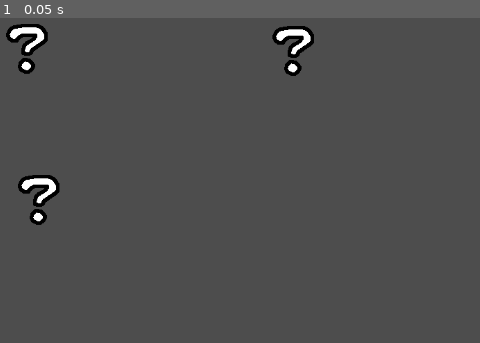
Above: before the commit, frame 1.
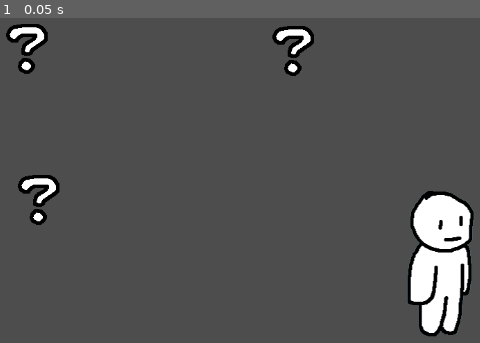
Above: after the commit, the same moment.

Repository: eeeeeeri/assassinato-de-carimbo-miguel
Game: Godot game, scene res://Scenes/Interactions/interactions_prototype.tscn
The game is run twice, just before and just after one commit, with the same random seed, the same clock (stepped at 60 frames per second) and the same inputs. This scene is started directly instead of the project's main scene.
Inputs:
- Up to frame 1 (0.05 s): no input

The runs differ from the first frame. In frame 1, 4.9% of the frame differs, in the area x 84-99%, y 53-98%.

Commit message:
character dialog interaction;

Diff:
--- /dev/null
+++ b/source/CustomResources/Characters/TestChar/CharacterTest.tres
@@ -0,0 +1,14 @@
+[gd_resource type="Resource" script_class="CharacterData" format=3 uid="uid://duyxp42ds1oy7"]
+
+[ext_resource type="Script" uid="uid://bfm8hy3lr78j7" path="res://Scripts/Characters/dialogDataCR.gd" id="1_0cgoy"]
+[ext_resource type="Resource" uid="uid://21a42ak3oihb" path="res://CustomResources/Characters/TestChar/DialogTest1.tres" id="2_fg73t"]
+[ext_resource type="Resource" uid="uid://cu6r0jodnpsou" path="res://CustomResources/Characters/TestChar/DialogTest2.tres" id="3_fm1we"]
+[ext_resource type="Resource" uid="uid://dhre5e6a1b85y" path="res://CustomResources/Characters/TestChar/DialogTest3.tres" id="4_rgdrc"]
+[ext_resource type="Texture2D" uid="uid://bn720yj88xobh" path="res://Assets/portrait_temp.png" id="5_yg6yn"]
+[ext_resource type="Script" uid="uid://vddqpk5j4snt" path="res://Scripts/Characters/characterDataCR.gd" id="6_4b5vx"]
+
+[resource]
+script = ExtResource("6_4b5vx")
+Name = "Vugnaes Sreo"
+Portrait = ExtResource("5_yg6yn")
+Dialogs = Array[ExtResource("1_0cgoy")]([ExtResource("2_fg73t"), ExtResource("3_fm1we"), ExtResource("4_rgdrc")])
--- /dev/null
+++ b/source/CustomResources/Characters/TestChar/DialogTest1.tres
@@ -0,0 +1,9 @@
+[gd_resource type="Resource" script_class="DialogData" format=3 uid="uid://21a42ak3oihb"]
+
+[ext_resource type="Script" uid="uid://bfm8hy3lr78j7" path="res://Scripts/Characters/dialogDataCR.gd" id="1_gpskr"]
+
+[resource]
+script = ExtResource("1_gpskr")
+dialogOption = "Me empresta 100 reais?"
+charResponses = Array[String](["O QUEEEEEEEEEEEEEEEEEEEEEEEEEEEEEEEEEEEEEEEEEEEEEEEEEEEEEEEEEEE", "100 REAAAAAAAAAAAAAAAAAAAAAAAAISSSSSSSSSSSSS?????????????!!!!!!!!!!!!!!!!"])
+metadata/_custom_type_script = "uid://bfm8hy3lr78j7"
--- /dev/null
+++ b/source/CustomResources/Characters/TestChar/DialogTest2.tres
@@ -0,0 +1,9 @@
+[gd_resource type="Resource" script_class="DialogData" format=3 uid="uid://cu6r0jodnpsou"]
+
+[ext_resource type="Script" uid="uid://bfm8hy3lr78j7" path="res://Scripts/Characters/dialogDataCR.gd" id="1_boc2r"]
+
+[resource]
+script = ExtResource("1_boc2r")
+dialogOption = "se ela fosse a mulher do tempo quando vc assiste a TV e voce fosse assistir E sem saber, tivesse que voltar, mas por 1 milhão de reais voce deixaria usar ou ia embora?"
+charResponses = Array[String](["vou embora"])
+metadata/_custom_type_script = "uid://bfm8hy3lr78j7"
--- /dev/null
+++ b/source/CustomResources/Characters/TestChar/DialogTest3.tres
@@ -0,0 +1,9 @@
+[gd_resource type="Resource" script_class="DialogData" format=3 uid="uid://dhre5e6a1b85y"]
+
+[ext_resource type="Script" uid="uid://bfm8hy3lr78j7" path="res://Scripts/Characters/dialogDataCR.gd" id="1_7dkby"]
+
+[resource]
+script = ExtResource("1_7dkby")
+dialogOption = "Conte até 10"
+charResponses = Array[String](["1", "2", "3", "4", "5", "6", "7", "garfos", "8", "9", "10"])
+metadata/_custom_type_script = "uid://bfm8hy3lr78j7"
--- /dev/null
+++ b/source/Scenes/Interactions/Characters/click_character_interactable.tscn
@@ -0,0 +1,16 @@
+[gd_scene format=3 uid="uid://c8u2gfrtw53q4"]
+
+[ext_resource type="PackedScene" uid="uid://cj2a848vem8ks" path="res://Scenes/Interactions/click_interactable.tscn" id="1_ltl3q"]
+[ext_resource type="Script" uid="uid://cgbvf4hwycy1u" path="res://Scripts/Interactions/InteractableCharacter.gd" id="2_fy4sm"]
+[ext_resource type="Resource" uid="uid://duyxp42ds1oy7" path="res://CustomResources/Characters/TestChar/CharacterTest.tres" id="3_fy4sm"]
+[ext_resource type="Texture2D" uid="uid://bn720yj88xobh" path="res://Assets/portrait_temp.png" id="4_juau3"]
+
+[node name="ClickCharacterInteractable" unique_id=705077137 instance=ExtResource("1_ltl3q")]
+script = ExtResource("2_fy4sm")
+Character = ExtResource("3_fy4sm")
+
+[node name="CollisionShape2D" parent="." index="0" unique_id=1151619031]
+scale = Vector2(1.31, 2.76)
+
+[node name="Sprite2D" parent="." index="1" unique_id=159541262]
+texture = ExtResource("4_juau3")
--- a/source/Scenes/Interactions/interactions_prototype.tscn
+++ b/source/Scenes/Interactions/interactions_prototype.tscn
@@ -5,6 +5,7 @@
 [ext_resource type="PackedScene" uid="uid://dskcxgegt7slf" path="res://Scenes/Interactions/object_inspector.tscn" id="3_2anby"]
 [ext_resource type="PackedScene" uid="uid://bithnrtafppjm" path="res://Scenes/Interactions/TextInspection/click_inspectable_text.tscn" id="3_4eimr"]
 [ext_resource type="PackedScene" uid="uid://dsjfujutu60vs" path="res://Scenes/UI/inspection_canvas.tscn" id="4_2anby"]
+[ext_resource type="PackedScene" uid="uid://c8u2gfrtw53q4" path="res://Scenes/Interactions/Characters/click_character_interactable.tscn" id="6_j2wl1"]
 
 [node name="Interactions_prototype" type="Node2D" unique_id=1761780971]
 
@@ -26,4 +27,7 @@
 
 [node name="InspectionCanvas" parent="UI" unique_id=360760167 instance=ExtResource("4_2anby")]
 
+[node name="ClickCharacterInteractable" parent="." unique_id=738888708 instance=ExtResource("6_j2wl1")]
+position = Vector2(413, 165)
+
 [connection signal="mouse_entered" from="ClickInteractable" to="ClickInteractable" method="_on_mouse_entered"]
--- /dev/null
+++ b/source/Scenes/UI/dialog_button.tscn
@@ -0,0 +1,9 @@
+[gd_scene format=3 uid="uid://5mrwdilq8lw"]
+
+[sub_resource type="Theme" id="Theme_vxwb6"]
+default_font_size = 18
+
+[node name="DialogButton" type="Button" unique_id=1828395968]
+custom_minimum_size = Vector2(0, 45)
+theme = SubResource("Theme_vxwb6")
+autowrap_mode = 2
--- a/source/Scenes/UI/inspection_canvas.tscn
+++ b/source/Scenes/UI/inspection_canvas.tscn
@@ -3,8 +3,15 @@
 [ext_resource type="Script" uid="uid://n7i1e2y1a88a" path="res://Scripts/UI/InspectionCanvas.gd" id="1_f6lst"]
 [ext_resource type="Texture2D" uid="uid://odjhnr3nd1bk" path="res://Sprites/right-arrow-icon-27.png" id="2_o4yxg"]
 [ext_resource type="PackedScene" uid="uid://bsbxjriwo70va" path="res://Scenes/UI/text_tab_instance.tscn" id="2_vxc3v"]
+[ext_resource type="PackedScene" uid="uid://5mrwdilq8lw" path="res://Scenes/UI/dialog_button.tscn" id="3_idqf3"]
 
 [sub_resource type="StyleBoxEmpty" id="StyleBoxEmpty_vxc3v"]
+
+[sub_resource type="LabelSettings" id="LabelSettings_2uy4u"]
+font_size = 28
+
+[sub_resource type="LabelSettings" id="LabelSettings_166hs"]
+font_size = 18
 
 [node name="InspectionCanvas" type="Control" unique_id=360760167]
 layout_mode = 3
@@ -16,6 +23,7 @@
 mouse_filter = 2
 script = ExtResource("1_f6lst")
 TextInstanceScene = ExtResource("2_vxc3v")
+DialogButtonScene = ExtResource("3_idqf3")
 
 [node name="CanvasLayer" type="CanvasLayer" parent="." unique_id=1988823393]
 
@@ -112,6 +120,93 @@
 icon = ExtResource("2_o4yxg")
 expand_icon = true
 
+[node name="DialogPanel" type="Control" parent="CanvasLayer" unique_id=1680356028]
+visible = false
+layout_mode = 3
+anchors_preset = 15
+anchor_right = 1.0
+anchor_bottom = 1.0
+grow_horizontal = 2
+grow_vertical = 2
+
+[node name="Background" type="ColorRect" parent="CanvasLayer/DialogPanel" unique_id=1429193504]
+layout_mode = 1
+anchors_preset = 15
+anchor_right = 1.0
+anchor_bottom = 1.0
+grow_horizontal = 2
+grow_vertical = 2
+color = Color(0, 0, 0, 0.6784314)
+
+[node name="CharacterPortrait" type="TextureRect" parent="CanvasLayer/DialogPanel" unique_id=1816717548]
+layout_mode = 1
+anchors_preset = 7
+anchor_left = 0.5
+anchor_top = 1.0
+anchor_right = 0.5
+anchor_bottom = 1.0
+offset_left = -159.0
+offset_top = -511.0
+offset_right = 159.0
+offset_bottom = -68.0
+grow_horizontal = 2
+grow_vertical = 0
+expand_mode = 1
+stretch_mode = 5
+
+[node name="ColorRect" type="ColorRect" parent="CanvasLayer/DialogPanel" unique_id=337631586]
+layout_mode = 1
+anchors_preset = 12
+anchor_top = 1.0
+anchor_right = 1.0
+anchor_bottom = 1.0
+offset_top = -215.0
+grow_horizontal = 2
+grow_vertical = 0
+color = Color(0.58516484, 0.3359017, 0.18008909, 1)
+
+[node name="CharacterName" type="Label" parent="CanvasLayer/DialogPanel/ColorRect" unique_id=444401136]
+layout_mode = 1
+anchors_preset = 10
+anchor_right = 1.0
+offset_left = 30.0
+offset_right = -30.0
+offset_bottom = 39.0
+grow_horizontal = 2
+label_settings = SubResource("LabelSettings_2uy4u")
+horizontal_alignment = 1
+vertical_alignment = 1
+
+[node name="DialogOptions" type="VBoxContainer" parent="CanvasLayer/DialogPanel/ColorRect" unique_id=1541288618]
+layout_mode = 1
+anchors_preset = 8
+anchor_left = 0.5
+anchor_top = 0.5
+anchor_right = 0.5
+anchor_bottom = 0.5
+offset_left = -549.0
+offset_top = -66.5
+offset_right = 549.0
+offset_bottom = 93.5
+grow_horizontal = 2
+grow_vertical = 2
+
+[node name="DialogLabel" type="Label" parent="CanvasLayer/DialogPanel/ColorRect" unique_id=435520882]
+visible = false
+layout_mode = 1
+anchors_preset = 15
+anchor_right = 1.0
+anchor_bottom = 1.0
+offset_left = 29.0
+offset_top = 55.0
+offset_right = -29.0
+offset_bottom = -19.0
+grow_horizontal = 2
+grow_vertical = 2
+label_settings = SubResource("LabelSettings_166hs")
+horizontal_alignment = 1
+autowrap_mode = 2
+
 [connection signal="tab_changed" from="CanvasLayer/TextPanel/TabContainer" to="." method="_on_tab_container_tab_changed"]
 [connection signal="pressed" from="CanvasLayer/TextPanel/ButtonLeft" to="CanvasLayer/TextPanel/TabContainer" method="select_previous_available"]
 [connection signal="pressed" from="CanvasLayer/TextPanel/ButtonRight" to="CanvasLayer/TextPanel/TabContainer" method="select_next_available"]
--- /dev/null
+++ b/source/Scripts/Characters/characterDataCR.gd
@@ -0,0 +1,5 @@
+class_name CharacterData extends Resource
+
+@export var Name:String
+@export var Portrait:Texture2D
+@export var Dialogs:Array[DialogData]
--- /dev/null
+++ b/source/Scripts/Characters/dialogDataCR.gd
@@ -0,0 +1,5 @@
+class_name DialogData extends Resource
+
+@export var dialogOption:String
+@export var charResponses:Array[String]
+@export var responsePortraits:Array[Texture2D]
--- a/source/Scripts/Global/GlobalEventsCR.gd
+++ b/source/Scripts/Global/GlobalEventsCR.gd
@@ -4,4 +4,5 @@
 signal OnInspect3D(camTex:ViewportTexture)
 signal OnInteract()
 signal OnInteractInspectionText(texts:Array[String])
+signal OnStartDialog(character:CharacterData)
 signal EndInspection()
--- /dev/null
+++ b/source/Scripts/Interactions/InteractableCharacter.gd
@@ -0,0 +1,7 @@
+extends Interactable
+
+@export var Character:CharacterData
+
+func _interacted() -> void:
+	super()
+	GlobalResources.GLOBAL_EVENTS.OnStartDialog.emit(Character)
--- a/source/Scripts/UI/InspectionCanvas.gd
+++ b/source/Scripts/UI/InspectionCanvas.gd
@@ -1,6 +1,7 @@
 extends Node
 
 @export var TextInstanceScene:PackedScene
+@export var DialogButtonScene:PackedScene
 
 @onready var _3d_object_panel: Control = $"CanvasLayer/3DObjectPanel"
 @onready var object_cam_texture: TextureRect = $"CanvasLayer/3DObjectPanel/ObjectCamTexture"
@@ -10,10 +11,22 @@
 @onready var button_left: Button = $CanvasLayer/TextPanel/ButtonLeft
 @onready var button_right: Button = $CanvasLayer/TextPanel/ButtonRight
 
+@onready var dialog_panel: Control = $CanvasLayer/DialogPanel
+@onready var character_portrait: TextureRect = $CanvasLayer/DialogPanel/CharacterPortrait
+@onready var dialog_options: VBoxContainer = $CanvasLayer/DialogPanel/ColorRect/DialogOptions
+@onready var dialog_label: Label = $CanvasLayer/DialogPanel/ColorRect/DialogLabel
+@onready var character_name: Label = $CanvasLayer/DialogPanel/ColorRect/CharacterName
+
+var inDialog:bool
+var currentCharacter:CharacterData
+var currentDialog:DialogData
+var currentDialogLineIndex:int
+
 func _ready() -> void:
 	GlobalResources.GLOBAL_EVENTS.OnInspect3D.connect(Inspect3D)
 	GlobalResources.GLOBAL_EVENTS.EndInspection.connect(EndInspection)
 	GlobalResources.GLOBAL_EVENTS.OnInteractInspectionText.connect(InspectText)
+	GlobalResources.GLOBAL_EVENTS.OnStartDialog.connect(InteractCharacter)
 
 func Inspect3D(camTex:ViewportTexture) -> void:
 	_3d_object_panel.visible = true
@@ -33,9 +46,55 @@
 	button_right.visible = texts.size() > 1
 	tab_container.tabs_visible = texts.size() > 1
 
+func InteractCharacter(character:CharacterData) -> void:
+	currentCharacter = character
+	character_portrait.texture = character.Portrait
+	character_name.text = character.Name
+
+	for child in dialog_options.get_children():
+		child.queue_free()
+
+	for option in character.Dialogs:
+		var newDialog:Button = DialogButtonScene.instantiate() as Button
+		newDialog.text = option.dialogOption
+		newDialog.pressed.connect(func():
+			StartDialog(option))
+		dialog_options.add_child(newDialog)
+	dialog_panel.visible = true
+	dialog_options.visible = true
+	dialog_label.visible = false
+
+func StartDialog(dialog:DialogData) -> void:
+	inDialog = true
+	currentDialog = dialog
+	currentDialogLineIndex = 0
+
+	dialog_label.text = currentDialog.charResponses.get(currentDialogLineIndex)
+	if(currentDialog.responsePortraits.size() > currentDialogLineIndex && currentDialog.responsePortraits.get(currentDialogLineIndex) != null):
+		character_portrait.texture = currentDialog.responsePortraits.get(currentDialogLineIndex)
+
+	dialog_options.visible = false
+	dialog_label.visible = true
+
+func NextDialog() -> void:
+	if(currentDialogLineIndex >= currentDialog.charResponses.size() - 1):
+		dialog_options.visible = true
+		dialog_label.visible = false
+		character_portrait.texture = currentCharacter.Portrait
+		inDialog = false
+		currentDialog = null
+		return
+	currentDialogLineIndex += 1
+	dialog_label.text = currentDialog.charResponses.get(currentDialogLineIndex)
+	if(currentDialog.responsePortraits.size() > currentDialogLineIndex && currentDialog.responsePortraits.get(currentDialogLineIndex) != null):
+		character_portrait.texture = currentDialog.responsePortraits.get(currentDialogLineIndex)
+
 func EndInspection() -> void:
 	_3d_object_panel.visible = false
 	text_panel.visible = false
+	dialog_panel.visible = false
+
+	inDialog = false
 
 	for child in tab_container.get_children():
 		child.queue_free()
@@ -48,3 +107,5 @@
 func _input(event: InputEvent) -> void:
 	if(Input.is_action_just_pressed("Cancel")):
 		GlobalResources.GLOBAL_EVENTS.EndInspection.emit()
+	if(Input.is_action_just_pressed("AdvanceDialog") && inDialog):
+		NextDialog()
--- a/source/project.godot
+++ b/source/project.godot
@@ -21,6 +21,31 @@
 
 [input]
 
+Press={
+"deadzone": 0.2,
+"events": [Object(InputEventMouseButton,"resource_local_to_scene":false,"resource_name":"","device":-1,"window_id":0,"alt_pressed":false,"shift_pressed":false,"ctrl_pressed":false,"meta_pressed":false,"button_mask":0,"position":Vector2(0, 0),"global_position":Vector2(0, 0),"factor":1.0,"button_index":1,"canceled":false,"pressed":false,"double_click":false,"script":null)
+]
+}
+Cancel={
+"deadzone": 0.2,
+"events": [Object(InputEventMouseButton,"resource_local_to_scene":false,"resource_name":"","device":-1,"window_id":0,"alt_pressed":false,"shift_pressed":false,"ctrl_pressed":false,"meta_pressed":false,"button_mask":2,"position":Vector2(189, 23),"global_position":Vector2(198, 71),"factor":1.0,"button_index":2,"canceled":false,"pressed":true,"double_click":false,"script":null)
+]
+}
+InspectRotate={
+"deadzone": 0.2,
+"events": [null, Object(InputEventMouseButton,"resource_local_to_scene":false,"resource_name":"","device":-1,"window_id":0,"alt_pressed":false,"shift_pressed":false,"ctrl_pressed":false,"meta_pressed":false,"button_mask":1,"position":Vector2(157, 11),"global_position":Vector2(166, 59),"factor":1.0,"button_index":1,"canceled":false,"pressed":true,"double_click":false,"script":null)
+]
+}
+InspectZoomUp={
+"deadzone": 0.2,
+"events": [Object(InputEventMouseButton,"resource_local_to_scene":false,"resource_name":"","device":-1,"window_id":0,"alt_pressed":false,"shift_pressed":false,"ctrl_pressed":false,"meta_pressed":false,"button_mask":8,"position":Vector2(392, 9),"global_position":Vector2(401, 57),"factor":1.0,"button_index":4,"canceled":false,"pressed":true,"double_click":false,"script":null)
+]
+}
+InspectZoomDown={
+"deadzone": 0.2,
+"events": [Object(InputEventMouseButton,"resource_local_to_scene":false,"resource_name":"","device":-1,"window_id":0,"alt_pressed":false,"shift_pressed":false,"ctrl_pressed":false,"meta_pressed":false,"button_mask":16,"position":Vector2(278, 23),"global_position":Vector2(287, 71),"factor":1.0,"button_index":5,"canceled":false,"pressed":true,"double_click":false,"script":null)
+]
+}
 up={
 "deadzone": 0.2,
 "events": [Object(InputEventKey,"resource_local_to_scene":false,"resource_name":"","device":-1,"window_id":0,"alt_press …(192 unchanged characters)…
@@ -50,29 +75,10 @@
 "events": [Object(InputEventMouseButton,"resource_local_to_scene":false,"resource_name":"","device":-1,"window_id":0,"a …(253 unchanged characters)…
 ]
 }
-Press={
+AdvanceDialog={
 "deadzone": 0.2,
-"events": [Object(InputEventMouseButton,"resource_local_to_s …(115 unchanged characters)… alse,"meta_pressed":false,"button_mask":0,"position":Vector2(0, 0),"global_position":Vector2(0, 0),"factor":1.0,"button_index":1,"canceled":false,"pressed":false,"double_click":false,"script":null)
-]
-}
-Cancel={
-"deadzone": 0.2,
-"events": [Object(InputEventMouseButton,"resource_local_to_scene":false,"resource_name":"","device":-1,"window_id":0,"alt_pressed":false,"shift_pressed":false,"ctrl_pressed":false,"meta_pressed":false,"button_mask":2,"position":Vector2(189, 23),"global_position":Vector2(198, 71),"factor":1.0,"button_index":2,"canceled":false,"pressed":true,"double_click":false,"script":null)
-]
-}
-InspectRotate={
-"deadzone": 0.2,
-"events": [null, Object(InputEventMouseButton,"resource_local_to_scene":false,"resource_name":"","device":-1,"window_id":0,"alt_pressed":false,"shift_pressed":false,"ctrl_pressed":false,"meta_pressed":false,"button_mask":1,"position":Vector2(157, 11),"global_position":Vector2(166, 59),"factor":1.0,"button_index":1,"canceled":false,"pressed":true,"double_click":false,"script":null)
-]
-}
-InspectZoomUp={
-"deadzone": 0.2,
-"events": [Object(InputEventMouseButton,"resource_local_to_scene":false,"resource_name":"","device":-1,"window_id":0,"alt_pressed":false,"shift_pressed":false,"ctrl_pressed":false,"meta_pressed":false,"button_mask":8,"position":Vector2(392, 9),"global_position":Vector2(401, 57),"factor":1.0,"button_index":4,"canceled":false,"pressed":true,"double_click":false,"script":null)
-]
-}
-InspectZoomDown={
-"deadzone": 0.2,
-"events": [Object(InputEventMouseButton,"resource_local_to_scene":false,"resource_name":"","device":-1,"window_id":0,"alt_pressed":false,"shift_pressed":false,"ctrl_pressed":false,"meta_pressed":false,"button_mask":16,"position":Vector2(278, 23),"global_position":Vector2(287, 71),"factor":1.0,"button_index":5,"canceled":false,"pressed":true,"double_click":false,"script":null)
+"events": [Object(InputEventMouseButton,"resource_local_to_s …(115 unchanged characters)… alse,"meta_pressed":false,"button_mask":1,"position":Vector2(336, 9),"global_position":Vector2(345, 57),"factor":1.0,"button_index":1,"canceled":false,"pressed":true,"double_click":false,"script":null)
+, Object(InputEventKey,"resource_local_to_scene":false,"resource_name":"","device":-1,"window_id":0,"alt_pressed":false,"shift_pressed":false,"ctrl_pressed":false,"meta_pressed":false,"pressed":false,"keycode":0,"physical_keycode":32,"key_label":0,"unicode":32,"location":0,"echo":false,"script":null)
 ]
 }
 
Binary file added: source/Assets/portrait_temp.png
Not shown, added: source/Assets/portrait_temp.png.import
Not shown, added: source/Scripts/Characters/characterDataCR.gd.uid
Not shown, added: source/Scripts/Characters/dialogDataCR.gd.uid
Not shown, added: source/Scripts/Interactions/InteractableCharacter.gd.uid
